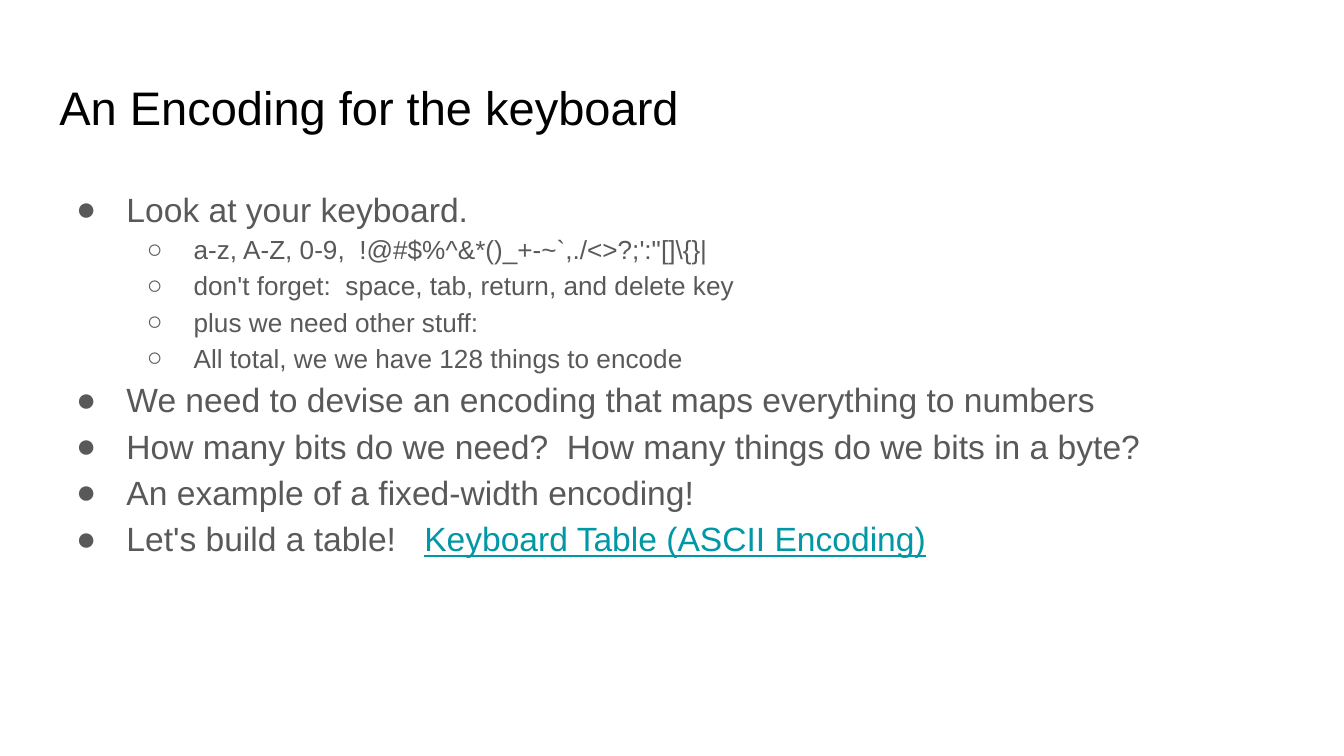
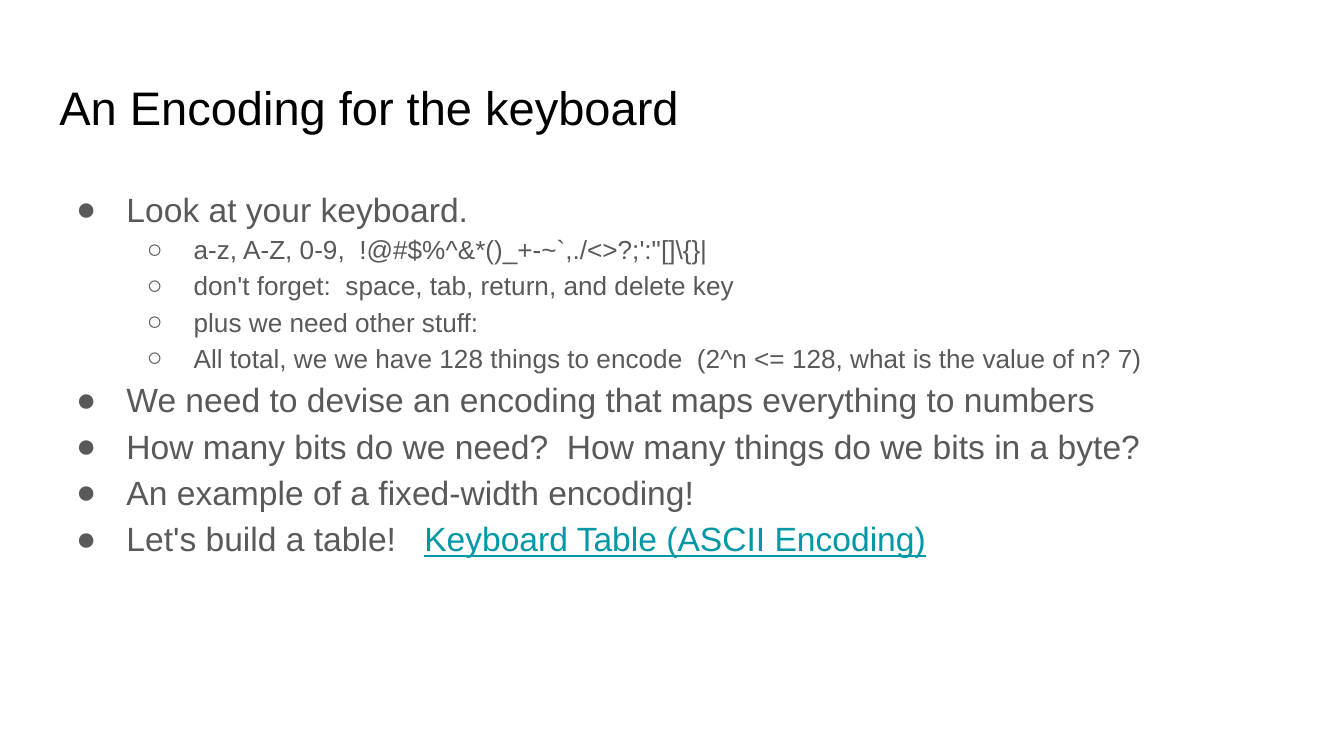
Before and after one commit to COMP122/comp122-s22, a slide deck: slide 14 of format_encodings/documents/Introduction to Encodings.pptx (slide 15 before the commit). Drawn at 1344x756 pixels with LibreOffice and Linux fonts; fonts in the diff are those of the drawing. Boxes give left, top, right and bottom in pixels: in the first picture for what was removed or moved away, otherwise in the second. Text is boxed around its words. In the diff, an @@ line names an element or a change of style, - is before the commit and + after.

```diff
--- a/format_encodings/documents/Introduction to Encodings.pptx
+++ b/format_encodings/documents/Introduction to Encodings.pptx
@@ text at [194, 349, 1141, 373]: text changed @@
-  ○ All total, we we have 128 things to encode
+  ○ All total, we we have 128 things to encode (2^n <= 128, what is the value of n? 7)
```
Also in this commit, not shown: 11 other slides changed, 1 slide removed, 4 other files.
